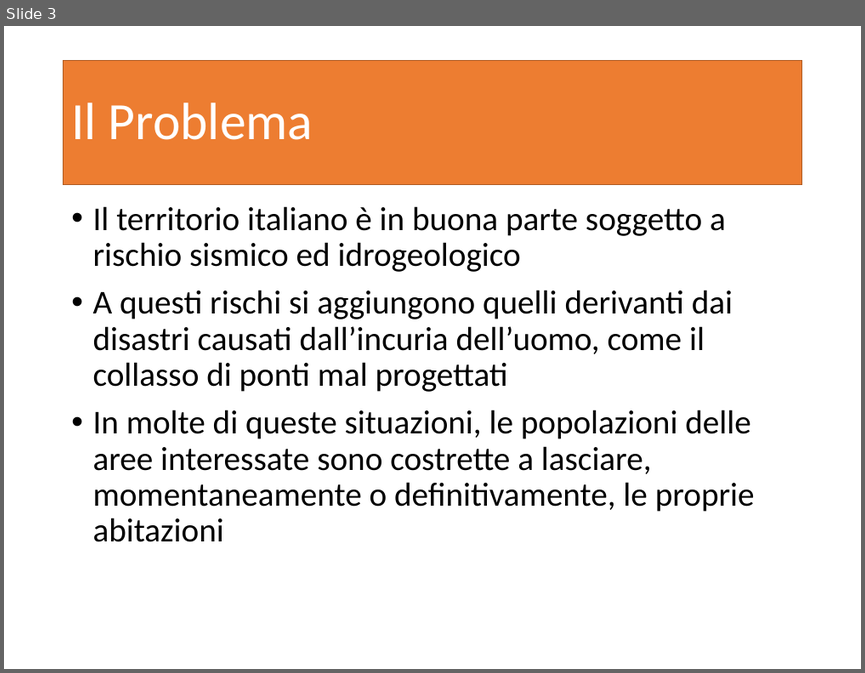
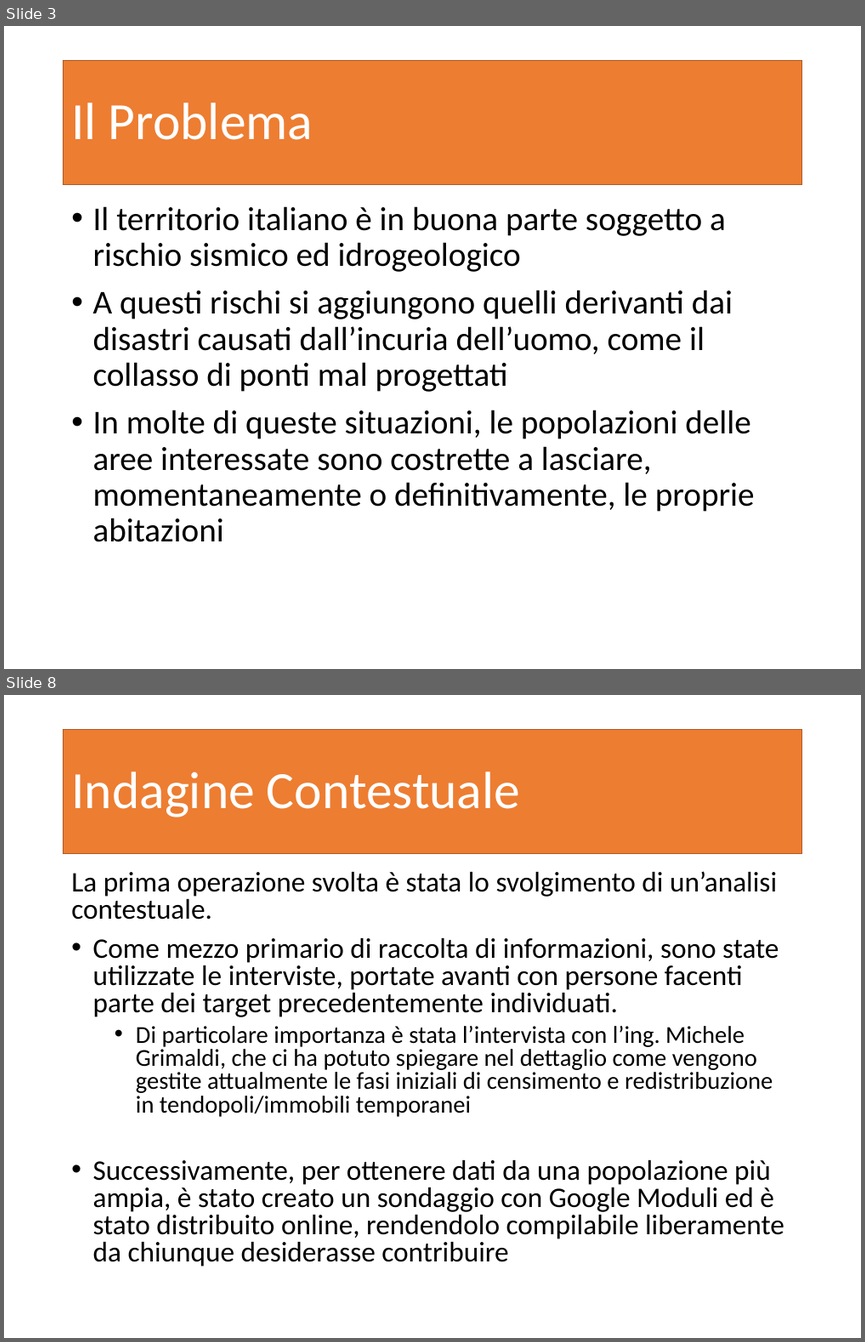
Before and after one commit to garjilius/ShareMyHouse, a slide deck: Documentazione/PresentazioneShareMyHouse.pptx. Shown one above the other, each under a label of ours: slide 3 before the commit, slides 3 and 8 after it; the slides between them are not shown. The pictures are 865x673 and 865x1342 pixels, drawn with LibreOffice and Linux fonts; fonts in the diff are those of the drawing. Boxes give left, top, right and bottom in pixels: in the first picture for what was removed or moved away, otherwise in the second. Text is boxed around its words. In the diff, an @@ line names an element or a change of style, - is before the commit and + after.

Commit message:
Parte di Analisi del Problema nella presentazione

```diff
--- a/Documentazione/PresentazioneShareMyHouse.pptx
+++ b/Documentazione/PresentazioneShareMyHouse.pptx
@@ slide 8 added at <box>4,695,861,1338</box>, background #FFFFFF @@
@@ title added at <box>64,729,801,853</box>, fill #ED7D31, outline #AF5C24 1 pt, 44 pt, text #FFFFFF @@
+Indagine Contestuale
@@ text added at <box>71,871,784,1266</box>, 23.8 pt, text #000000 @@
+La prima operazione svolta è stata lo svolgimento di un’analisi contestuale.
+• Come mezzo primario di raccolta di informazioni, sono state utilizzate le interviste, portate avanti con persone facenti parte dei target precedentemente individuati.
+  • Di particolare importanza è stata l’intervista con l’ing. Michele Grimaldi, che ci ha potuto spiegare nel dettaglio come vengono gestite attualmente le fasi iniziali di censimento e redistribuzione in tendopoli/immobili temporanei
+• Successivamente, per ottenere dati da una popolazione più ampia, è stato creato un sondaggio con Google Moduli ed è stato distribuito online, rendendolo compilabile liberamente da chiunque desiderasse contribuire
```
Also in this commit, not shown: 1 slide changed, 15 other slides added, 2 other files.
